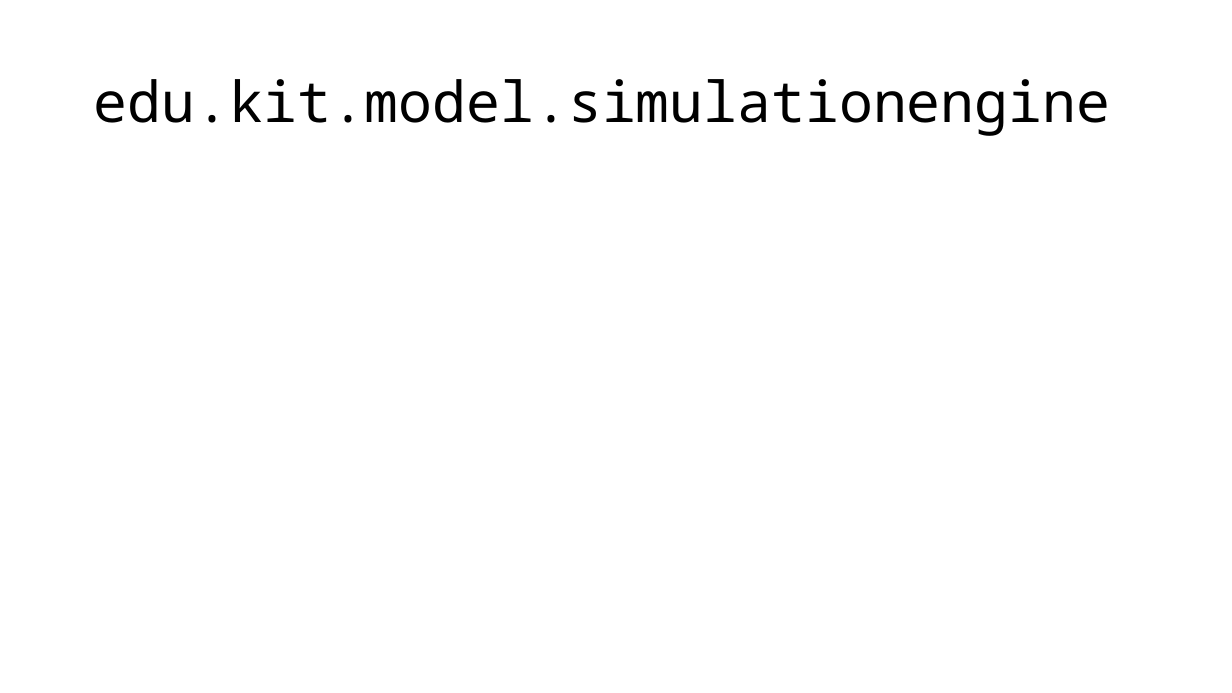
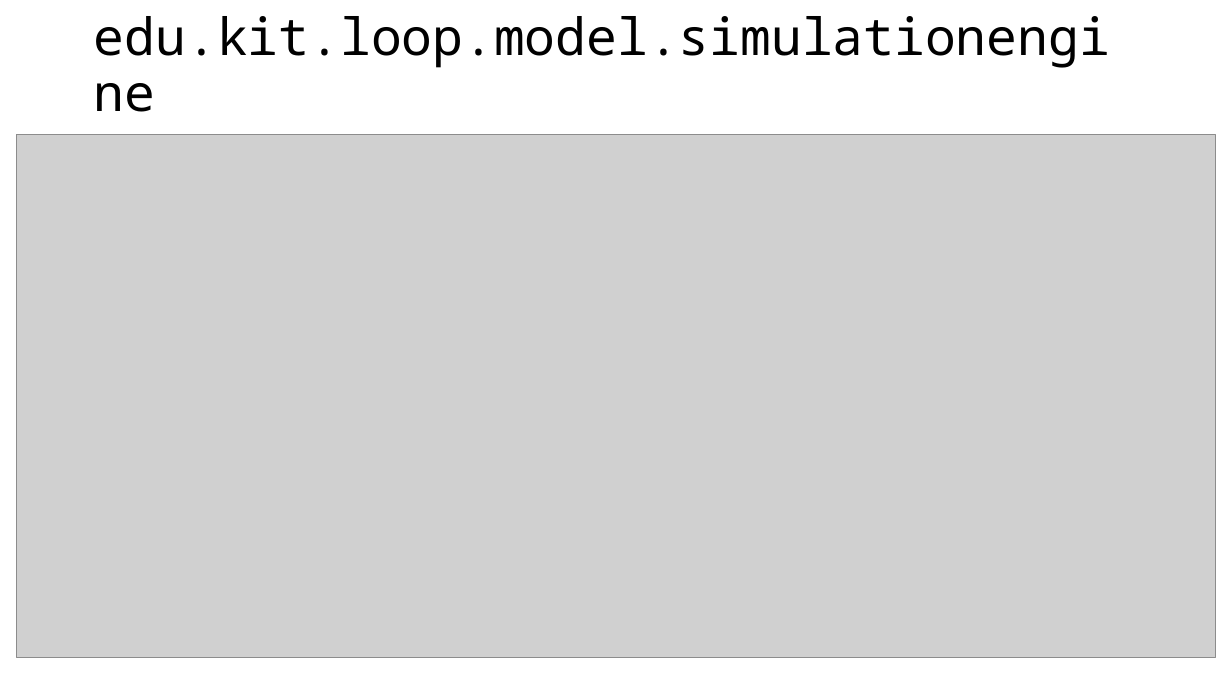
Before and after one commit to ChristianSchorr/repeated_games_pse, a slide deck: slide 62 of Dokumente/entwurf/Präsentation/presentation.pptx (slide 19 before the commit). Drawn at 1232x693 pixels with LibreOffice and Linux fonts; fonts in the diff are those of the drawing; grey boxes stand for pictures. Boxes give left, top, right and bottom in pixels: in the first picture for what was removed or moved away, otherwise in the second. Text is boxed around its words. In the diff, an @@ line names an element or a change of style, - is before the commit and + after.

```diff
--- a/Dokumente/entwurf/Präsentation/presentation.pptx
+++ b/Dokumente/entwurf/Präsentation/presentation.pptx
@@ title at (x1=94, y1=16, x2=1110, y2=68): text changed; size 44 to 40 pt @@
-edu.kit.model.simulationengine
+edu.kit.loop.model.simulationengine
@@ picture added at (x1=17, y1=134, x2=1215, y2=657) @@
```
Also in this commit, not shown: 2 other slides changed, 4 slides added, 11 other files.
